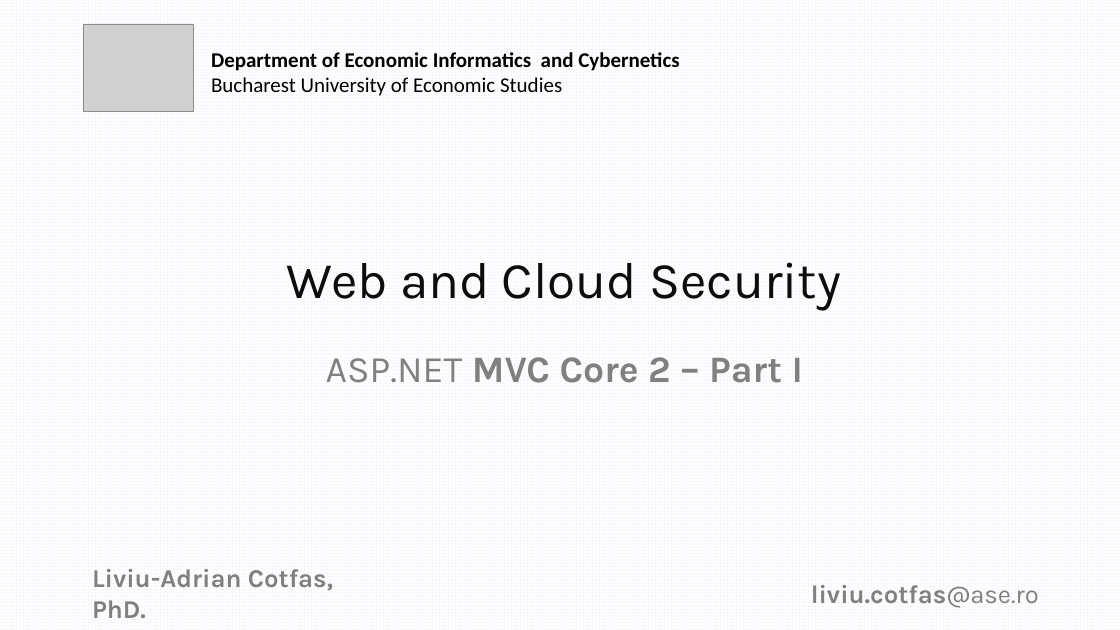
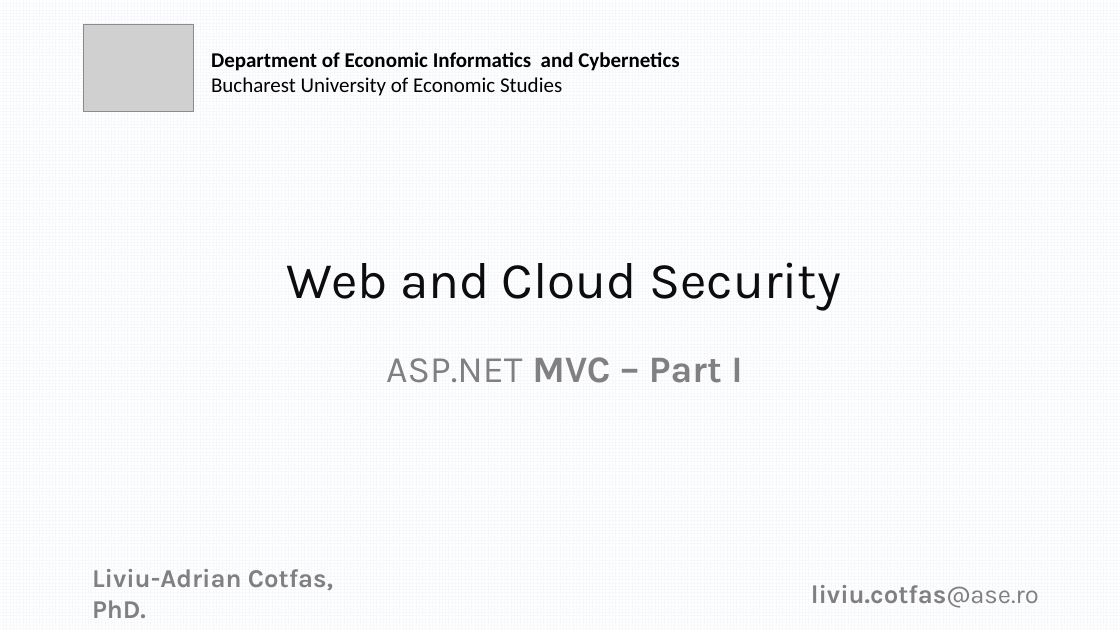
Before and after one commit to liviucotfas/ase-web-and-cloud-applications-security, a slide deck: slide 1 of Presentation ASPNET MVC Core - Part I.pptx. Drawn at 1120x630 pixels with LibreOffice and Linux fonts; fonts in the diff are those of the drawing; grey boxes stand for pictures; background and template pictures are left out. Boxes give left, top, right and bottom in pixels: in the first picture for what was removed or moved away, otherwise in the second. Text is boxed around its words. In the diff, an @@ line names an element or a change of style, - is before the commit and + after.

```diff
--- a/Presentation ASPNET MVC Core - Part I.pptx
+++ b/Presentation ASPNET MVC Core - Part I.pptx
@@ text at (386,357,742,383): text changed @@
-ASP.NET MVC Core 2 – Part I
+ASP.NET MVC – Part I
```
Also in this commit, not shown: 8 other slides changed, 1 slide added, 1 slide removed.
